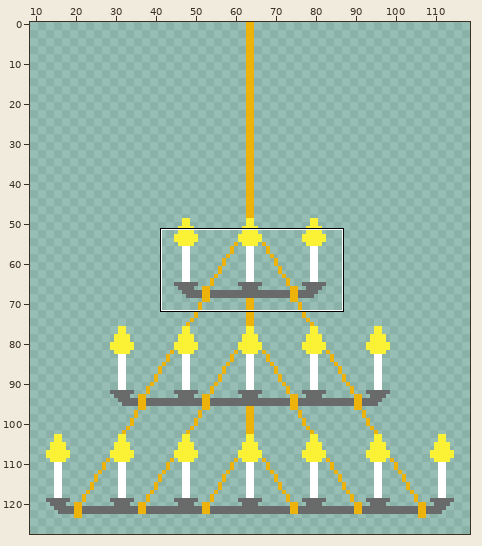
Two states of a sprite sheet, furniture/chandelier.png. Above, an overview of the earlier version with the close-up marked.
Close-up. First the earlier version:
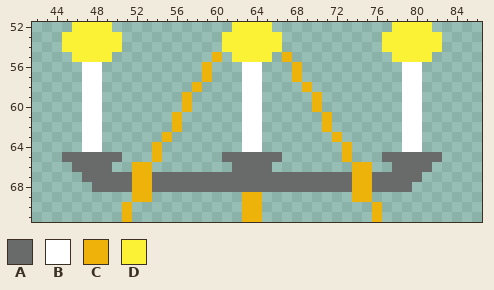
The file is 128x128 pixels. Shown: x 42..86, y 52..71. The wide view leaves out empty margins. The commit also changed other parts of the picture, which this record leaves out.
Palette (. is transparent): A #696a6a  B #ffffff  C #eeb30b  D #fbf236
Pixels before, first column x 45:
52 .DDDD............DDDD............DDDD.
53 DDDDDD..........DDDDDD..........DDDDDD
54 DDDDDD..........DDDDDD..........DDDDDD
55 .DDDD..........C.DDDD.C..........DDDD.
56 ..BB..........C...BB...C..........BB..
57 ..BB..........C...BB...C..........BB..
58 ..BB.........C....BB....C.........BB..
59 ..BB........C.....BB.....C........BB..
60 ..BB........C.....BB.....C........BB..
61 ..BB.......C......BB......C.......BB..
62 ..BB.......C......BB......C.......BB..
63 ..BB......C.......BB.......C......BB..
64 ..BB.....C........BB........C.....BB..
65 AAAAAA...C......AAAAAA......C...AAAAAA
66 .AAAA..CC........AAAA........CC..AAAA.
67 ..AAAAACCAAAAAAAAAAAAAAAAAAAACCAAAAA..
68 ...AAAACCAAAAAAAAAAAAAAAAAAAACCAAAA...
69 .......CC.........CC.........CC.......
70 ......C...........CC...........C......
71 ......C...........CC...........C......
After the commit:
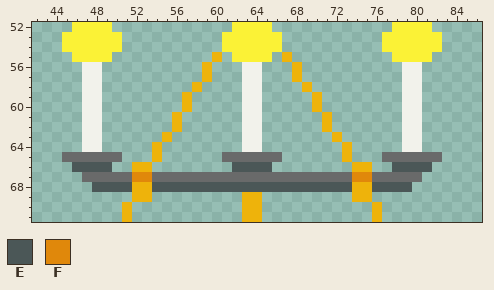
Colours new in this view: E #4b5757  F #e0880b
Difference:
colour B: #ffffff -> #f2f2eb
y 66: x 46..49 AAAA -> EEEE; x 62..65 AAAA -> EEEE; x 78..81 AAAA -> EEEE
y 67: x 52..53 CC -> FF; x 74..75 CC -> FF
y 68: x 48..51 AAAA -> EEEE; x 54..73 AAAAAAAAAAAAAAAAAAAA -> EEEEEEEEEEEEEEEEEEEE; x 76..79 AAAA -> EEEE
Changed places in both close-ups, as pixel boxes (x1, y1, x2, y2):
changed: (72, 62, 432, 192)
